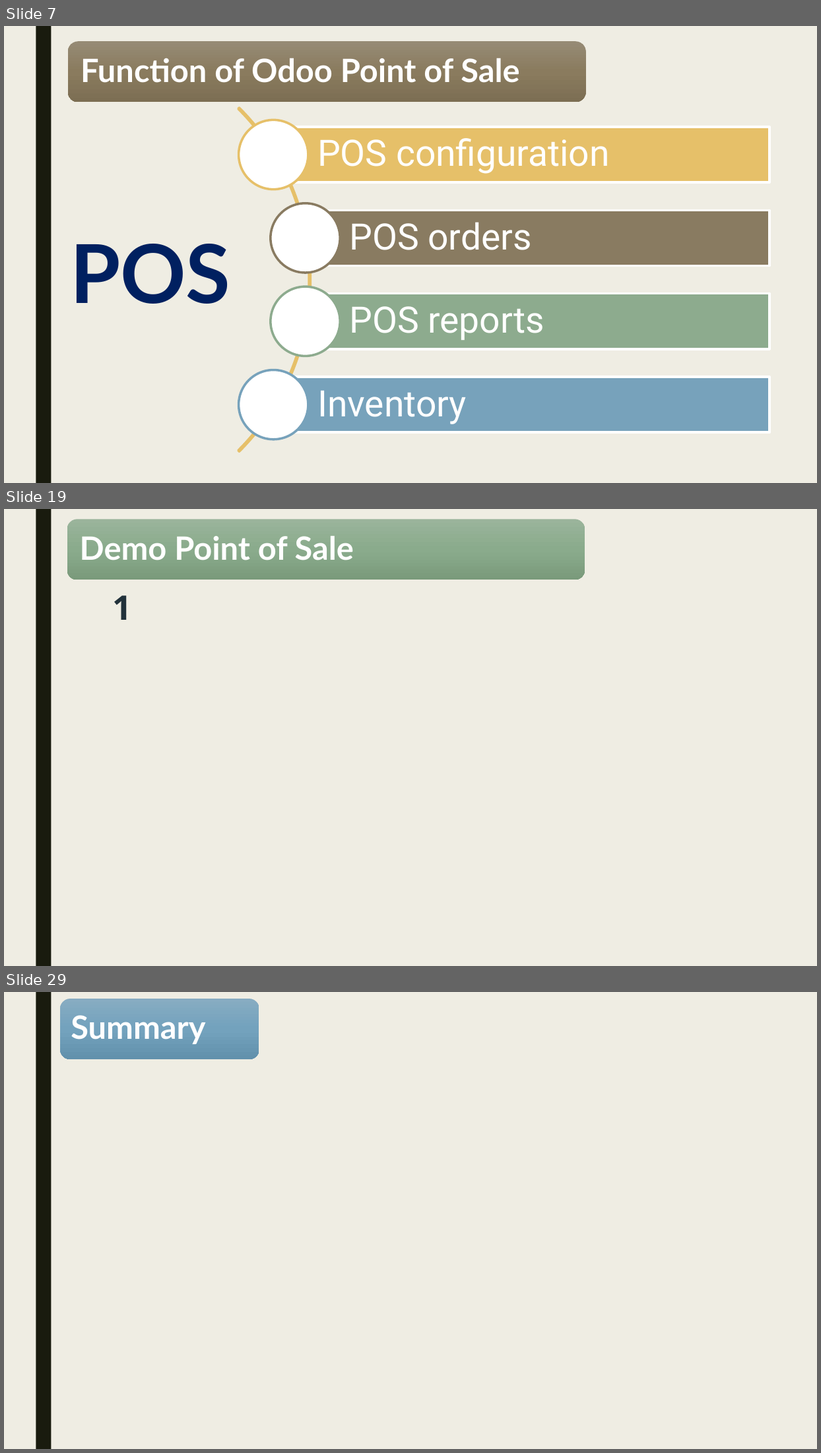
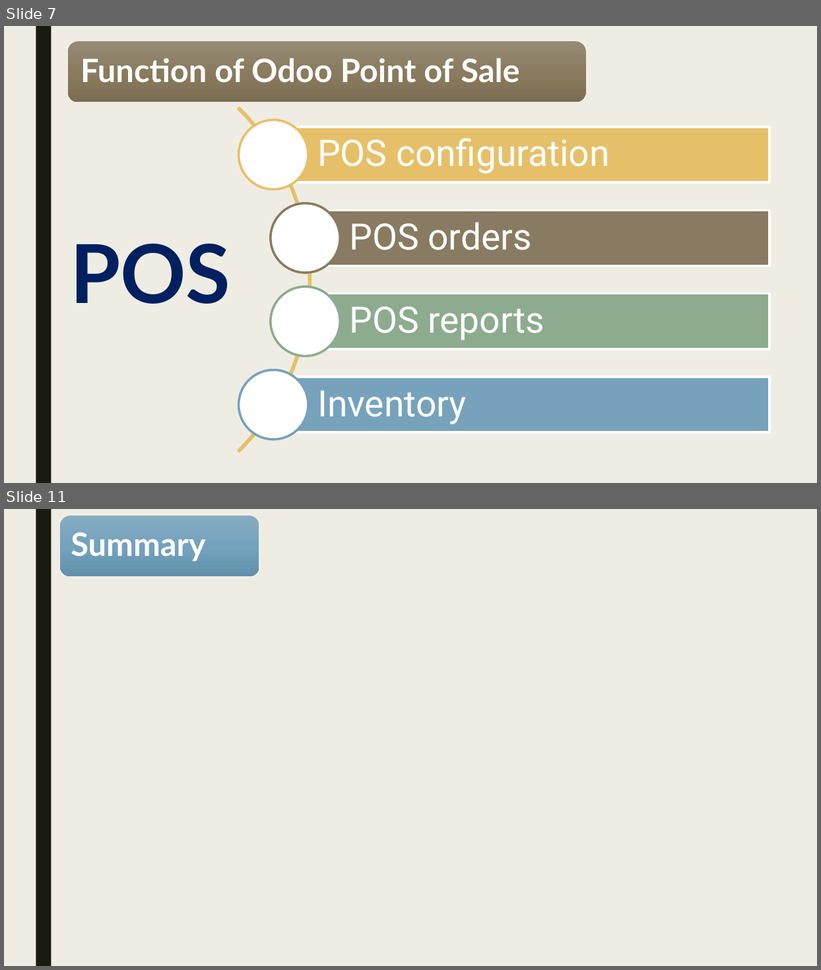
Before and after one commit to PhuocThinh/OdooDocument, a slide deck: POS REPORT.pptx. Shown one above the other, each under a label of ours: slides 7, 19 and 29 before the commit, slides 7 and 11 after it; the slides between them are not shown. The pictures are 821x1453 and 821x970 pixels, drawn with LibreOffice and Linux fonts; fonts in the diff are those of the drawing. Boxes give left, top, right and bottom in pixels: in the first picture for what was removed or moved away, otherwise in the second. Text is boxed around its words. In the diff, an @@ line names an element or a change of style, - is before the commit and + after.

```diff
--- a/POS REPORT.pptx
+++ b/POS REPORT.pptx
@@ slide 19 removed at [4,509,817,966], background #EFEDE3; not listed: 1 template element that a slide beside it also shows @@
@@ rounded rectangle removed at [67,520,585,580] @@
@@ text removed at [80,536,354,560] @@
-Demo Point of Sale
@@ text removed at [112,595,131,620] @@
-1
@@ what was slide 29 is now slide 11 @@
```
Also in this commit, not shown: 1 slide changed, 2 slides added, 19 other slides removed, 1 other file.
